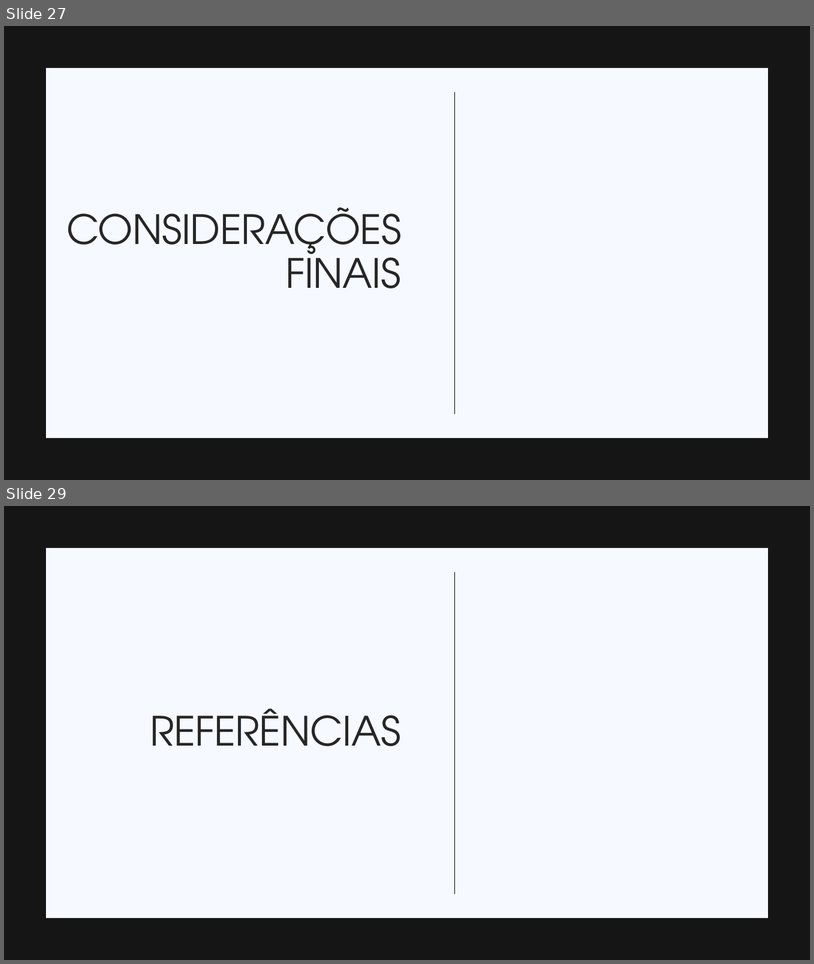
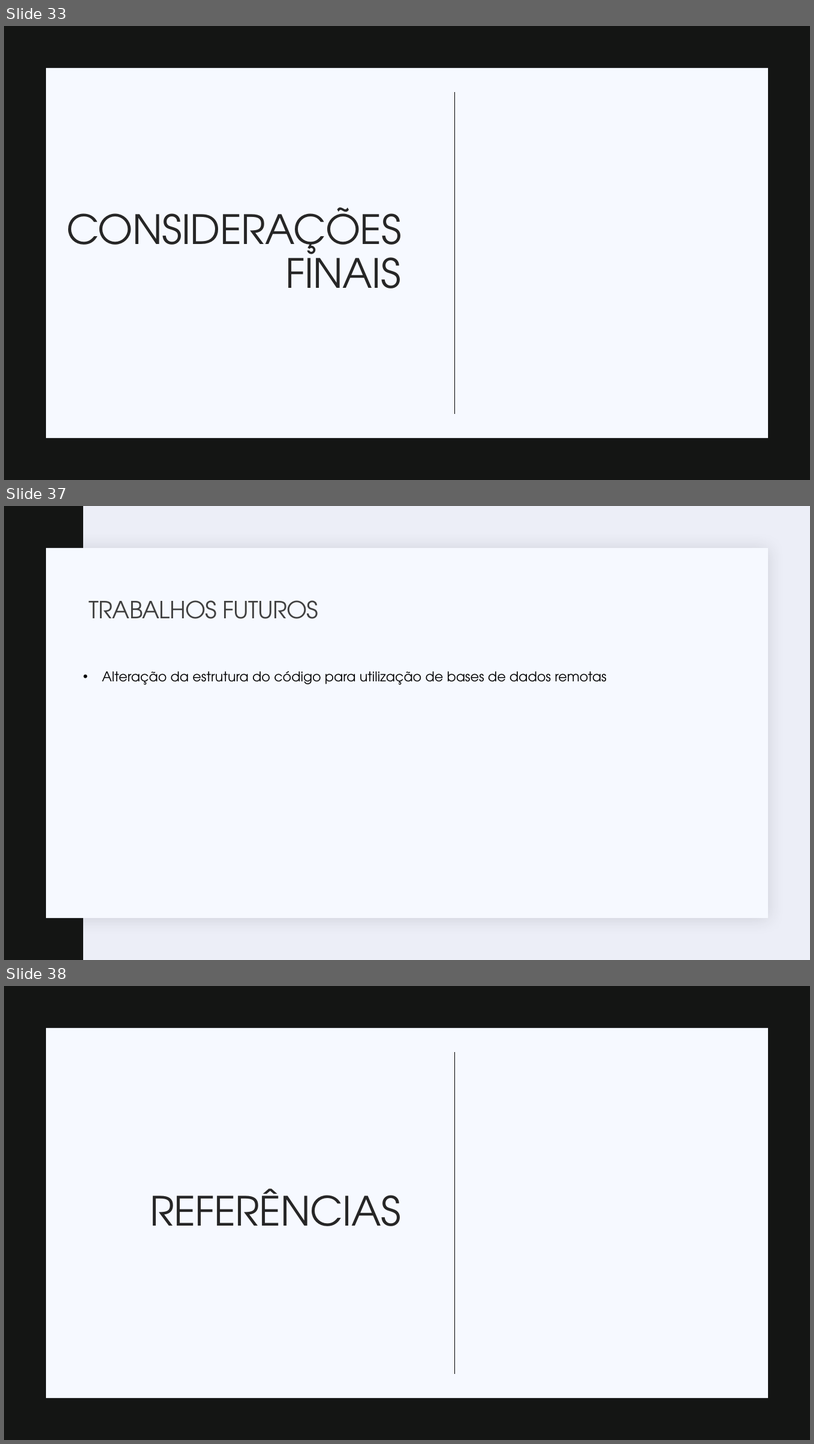
Before and after one commit to JoaoGNT/DDoS_Detection, a slide deck: Apresentação.pptx. Shown one above the other, each under a label of ours: slides 27 and 29 before the commit, slides 33, 37 and 38 after it; the slides between them are not shown. The pictures are 814x964 and 814x1444 pixels, drawn with LibreOffice and Linux fonts; fonts in the diff are those of the drawing. Boxes give left, top, right and bottom in pixels: in the first picture for what was removed or moved away, otherwise in the second. Text is boxed around its words. In the diff, an @@ line names an element or a change of style, - is before the commit and + after.

```diff
--- a/Apresentação.pptx
+++ b/Apresentação.pptx
@@ slide 37 added at (4,506,810,960), background #ECEEF7; not listed: 1 template element that a slide beside it also shows @@
@@ rectangle added at (4,506,83,960), fill #141514 @@
@@ title added at (89,600,318,619), 28 pt, text #404040 @@
+TRABALHOS FUTUROS
@@ text added at (102,671,607,685), 16 pt, text #000000 @@
+• Alteração da estrutura do código para utilização de bases de dados remotas
@@ what was slide 27 is now slide 33 @@
@@ what was slide 29 is now slide 38 @@
```
Also in this commit, not shown: 6 slides changed, 10 other slides added, 2 slides removed, 6 other files.
